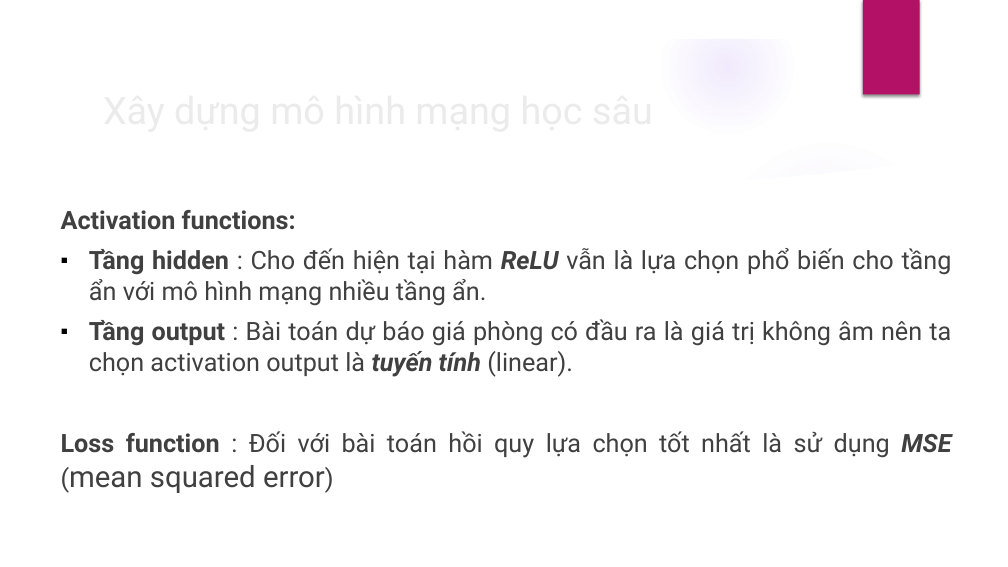
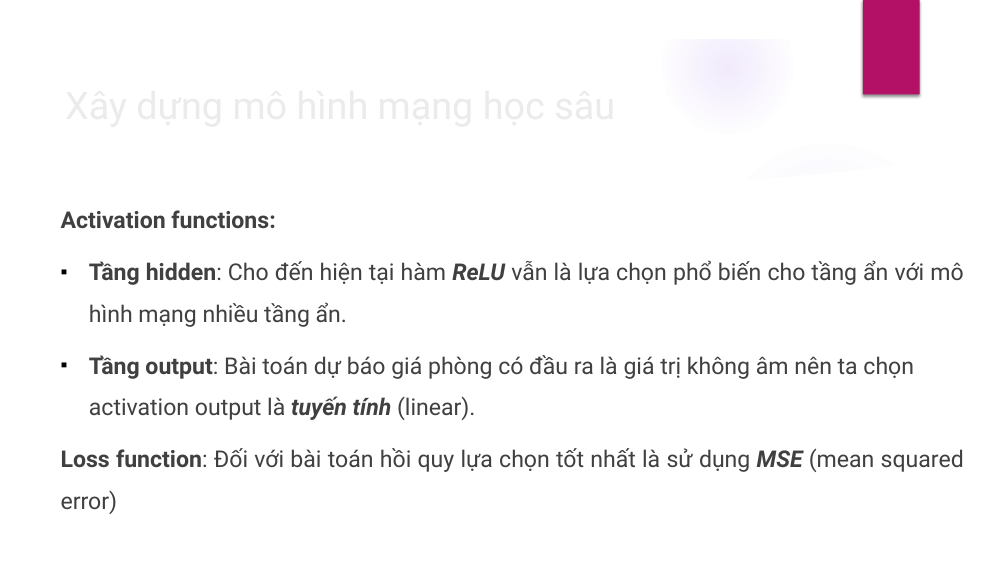
Before and after one commit to DesertFoxee/ai_room_price_prediction, a slide deck: slide 15 of Slide.pptx. Drawn at 1008x567 pixels with LibreOffice and Linux fonts; fonts in the diff are those of the drawing; background and template pictures are left out. Boxes give left, top, right and bottom in pixels: in the first picture for what was removed or moved away, otherwise in the second. Text is boxed around its words. In the diff, an @@ line names an element or a change of style, - is before the commit and + after.

Commit message:
Slide

```diff
--- a/Slide.pptx
+++ b/Slide.pptx
@@ text "Xây dựng mô hình mạng ...": place and size @@
-text "Xây dựng mô hình mạng ..." at (95,80,820,138)
+text "Xây dựng mô hình mạng ..." at (57,76,782,134)
@@ text at (61,210,275,228): size 24 to 22 pt in "Activation functions:"; line spacing 1 to 1.5 @@
@@ text at (61,260,964,514): text changed; size 24 to 22 pt @@
-▪ Tầng hidden : Cho đến hiện tại hàm ReLU vẫn là lựa chọn phổ biến cho tầng ẩn với mô hình mạng nhiều tầng ẩn.
-▪ Tầng output : Bài toán dự báo giá phòng có đầu ra là giá trị không âm nên ta chọn activation output là tuyến tính (linear).
-Loss function : Đối với bài toán hồi quy lựa chọn tốt nhất là sử dụng MSE (mean squared error)
+▪ Tầng hidden: Cho đến hiện tại hàm ReLU vẫn là lựa chọn phổ biến cho tầng ẩn với mô hình mạng nhiều tầng ẩn.
+▪ Tầng output: Bài toán dự báo giá phòng có đầu ra là giá trị không âm nên ta chọn activation output là tuyến tính (linear).
+Loss function: Đối với bài toán hồi quy lựa chọn tốt nhất là sử dụng MSE (mean squared error)
```
Also in this commit, not shown: 15 other slides changed, 1 slide removed, 1 other file.
